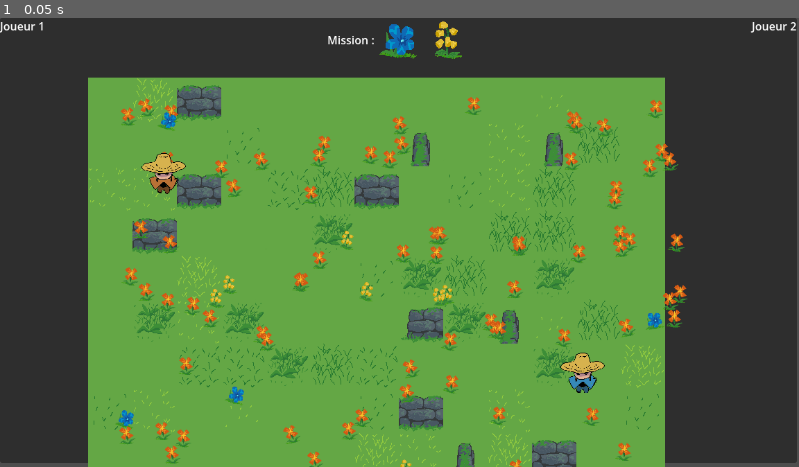
Above: before the commit, frame 1.
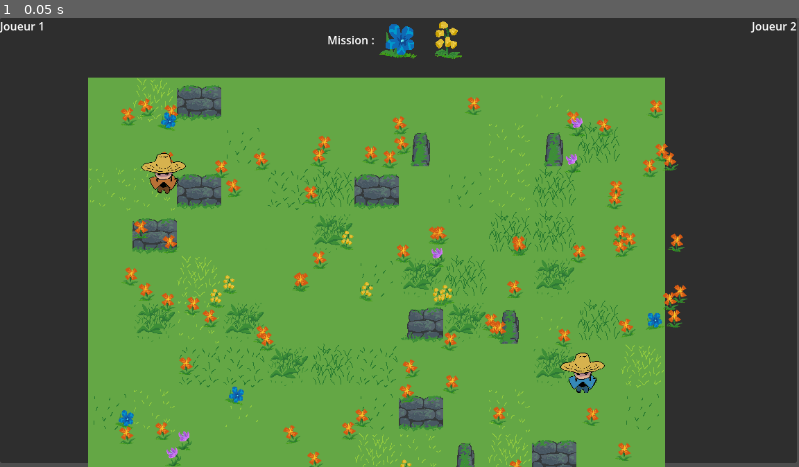
Above: after the commit, the same moment.

Repository: FablabMurat/2025GameJamCantal-1
Game: Godot game, scene res://root.tscn
Two runs of this game, one before a commit and one after it. Both use one fixed random seed, a clock stepped at 60 frames per second and the inputs below.
Inputs:
- Up to frame 1 (0.05 s): no input

The runs differ from the first frame. In frame 1, 0.3% of the frame differs, in the area x 20-74%, y 21-100%.

Commit message:
added speed boost flowers

Diff:
--- a/niveau.gd
+++ b/niveau.gd
@@ -64,6 +64,11 @@
 			newplant.isspecial()
 			newplant.attrape.connect(fleurattrape)
 			newplant.canStun = true
+		elif rand < 0.3:
+			newplant.choosetype(4)
+			newplant.isspecial()
+			newplant.attrape.connect(fleurattrape)
+			newplant.canSpeedBoost = true
 		else:
 			newplant.choosetype(1)
 			newplant.nocontact()
--- a/perso.gd
+++ b/perso.gd
@@ -9,6 +9,8 @@
 var bouger_bas : String
 
 const SPEED = 200
+
+var speedMultiplier = 2
 
 func _init():
 	nperso = 0
@@ -45,7 +47,7 @@
 	direction.x = Input.get_axis(bouger_gauche, bouger_droite)
 	direction.y = Input.get_axis(bouger_haut, bouger_bas)
 
-	velocity = direction.normalized() * SPEED
+	velocity = direction.normalized() * (SPEED * (speedMultiplier + 1))
 	move_and_slide()
 
 	#
@@ -70,3 +72,11 @@
 func _on_stun_timer_timeout():
 	is_stunned = false
 	modulate = Color.WHITE
+
+@onready var speed_boost_timer := $SpeedBoostTimer
+func apply_speed_boost(duration :float, boostStrength :float):
+	speedMultiplier = boostStrength
+	speed_boost_timer.start(duration)
+
+func _on_speed_boost_timer_timeout() -> void:
+	speedMultiplier = 0
--- a/perso.tscn
+++ b/perso.tscn
@@ -34,4 +34,7 @@
 
 [node name="StunTimer" type="Timer" parent="."]
 
+[node name="SpeedBoostTimer" type="Timer" parent="."]
+
 [connection signal="timeout" from="StunTimer" to="." method="_on_stun_timer_timeout"]
+[connection signal="timeout" from="SpeedBoostTimer" to="." method="_on_speed_boost_timer_timeout"]
--- a/plante.gd
+++ b/plante.gd
@@ -2,7 +2,8 @@
 class_name Plante
 
 var flowertype : int
-var canStun : bool;
+var canStun : bool
+var canSpeedBoost : bool
 
 signal attrape(perso,plante)
 
@@ -37,6 +38,5 @@
 		attrape.emit(perso, self)
 		if canStun:
 			perso.apply_stun(0.5)
-
-func setCanStun(state :bool):
-	canStun = state;
+		if canSpeedBoost:
+			perso.apply_speed_boost(2, 2)
